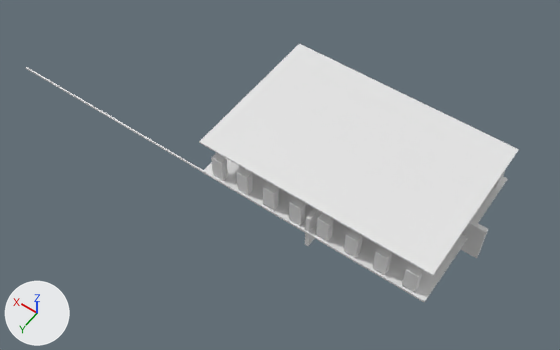
The OBJ model unity/Assets/Art/baseMap/base.barracks/barracks.obj as it was, and as the next commit left it.
One viewpoint serves both versions: a 50 mm lens placed at (-15.5, 30.8, 43.5), pointed at (5.2, 1.9, -1.9). Every picture has the same lights, and +X, +Y and +Z are marked at lower left. The picture after the commit comes second. Where no turn or scale is listed for an object, it has been applied to the vertices. Vertices at exactly the same position are counted once.

Script lines for the objects in view, before the commit:
```python
me_barracks = bpy.data.meshes.new('barracks')
me_barracks.from_pydata(...)  # 19662 vertices, 51368 faces; spans x -10.0..27.0, y -6.3..6.1, z -1.6..3.3
ob_barracks = bpy.data.objects.new('barracks', me_barracks)
ob_barracks.location = (0.0, 0.0, 0.0)
```
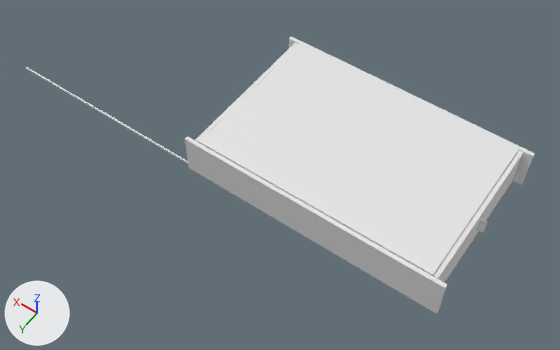
The edits, one by one:
me_barracks is used by ob_barracks; location (0.0, 0.0, 0.0).
me_barracks had 19662 vertices, 51368 faces and spanned x -10.0..27.0, y -6.3..6.1, z -1.6..3.3.
me_barracks now has 20824 vertices, 53644 faces and spans x -10.0..27.0, y -6.3..6.4, z -0.1..3.3.
me_barracks part 1: the loose piece of 56 vertices spanning x -0.9..0.9, y 0.0, z -0.6..0.6 is moved by (-8.9, 0.0, 1.8).
me_barracks part 2: a new loose piece of 386 vertices spanning x -10.0..10.0, y -6.3..-6.0, z 0.0..3.2.
me_barracks part 3: a new loose piece of 386 vertices spanning x -9.4..-9.1, y -6.0..6.0, z 0.0..3.2.
me_barracks part 4: a new loose piece of 386 vertices spanning x 9.1..9.4, y -6.0..6.0, z 0.0..3.2.
me_barracks part 5: 930 vertices removed from x -10.0..10.0, y -6.0..6.0, z -1.6..1.6; 690 vertices added at x -10.0..10.0, y 0.0..6.4, z 0.0..3.2.
Other edits to the shape of me_barracks do not show in these pictures.

Boxes (x1, y1, x2, y2) around the edits, measured in the pictures (560 x 350 px; the box of a moved part takes in the faces that stretch with it):
'barracks', reshaped (8% taller)
    before: (25, 44, 519, 302)
    after: (25, 36, 535, 314)
part 1 of me_barracks, moved or reshaped (not visible before)
    after: (468, 215, 487, 233)
part 2 of me_barracks, added
    after: (289, 36, 535, 185)
part 3 of me_barracks, added
    after: (433, 150, 523, 283)
part 4 of me_barracks, added (mostly hidden)
    after: (195, 42, 298, 153)
part 5 of me_barracks, moved or reshaped
    before: (305, 208, 488, 258)
    after: (185, 136, 447, 314)
